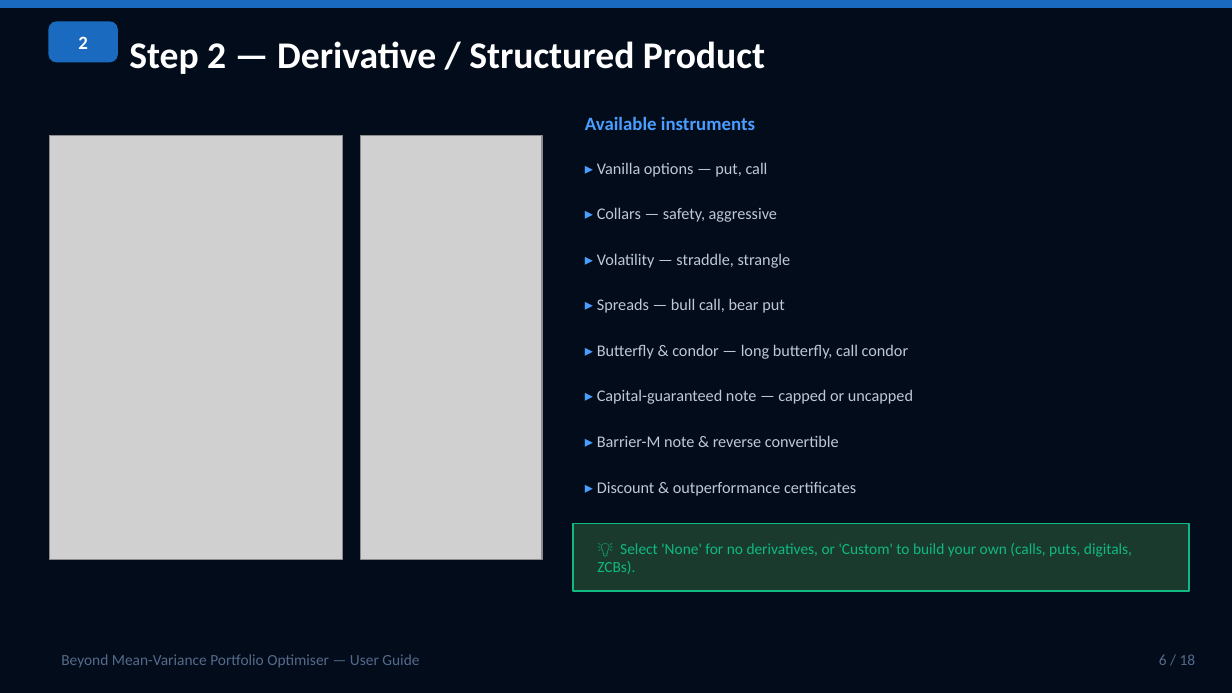
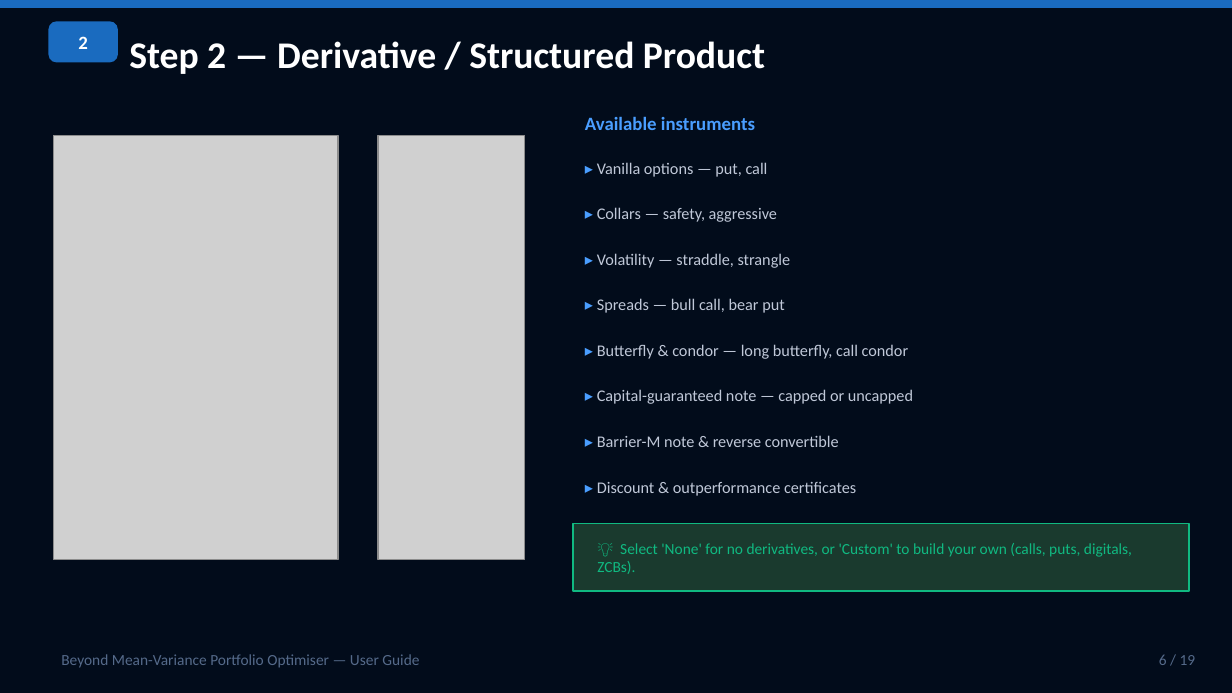
Before and after one commit to SamiJeddou/behavioral-portfolio-optimizer, a slide deck: slide 6 of userguide.pptx. Drawn at 1232x693 pixels with LibreOffice and Linux fonts; fonts in the diff are those of the drawing; grey boxes stand for pictures. Boxes give left, top, right and bottom in pixels: in the first picture for what was removed or moved away, otherwise in the second. Text is boxed around its words. In the diff, an @@ line names an element or a change of style, - is before the commit and + after.

```diff
--- a/userguide.pptx
+++ b/userguide.pptx
@@ picture: place and size @@
-picture at <box>49,136,342,559</box>
+picture at <box>53,136,338,559</box>
@@ picture: place and size @@
-picture at <box>361,136,542,559</box>
+picture at <box>378,136,525,559</box>
@@ text at <box>1159,655,1196,665</box>: text changed @@
-6 / 18
+6 / 19
```
Also in this commit, not shown: 17 other slides changed, 1 slide added, 7 other files.
